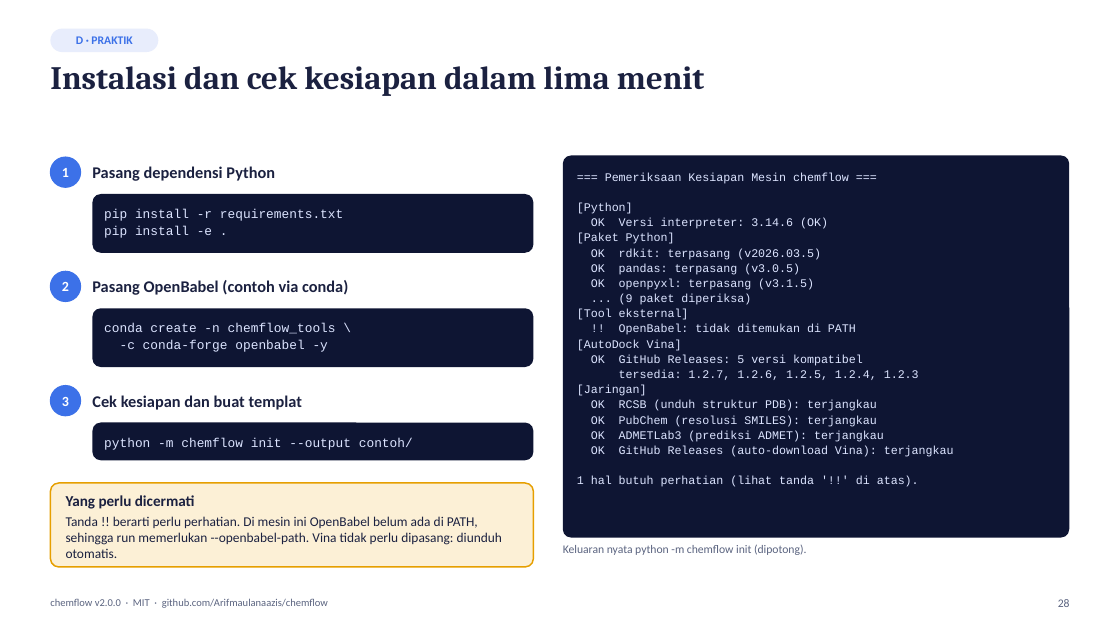
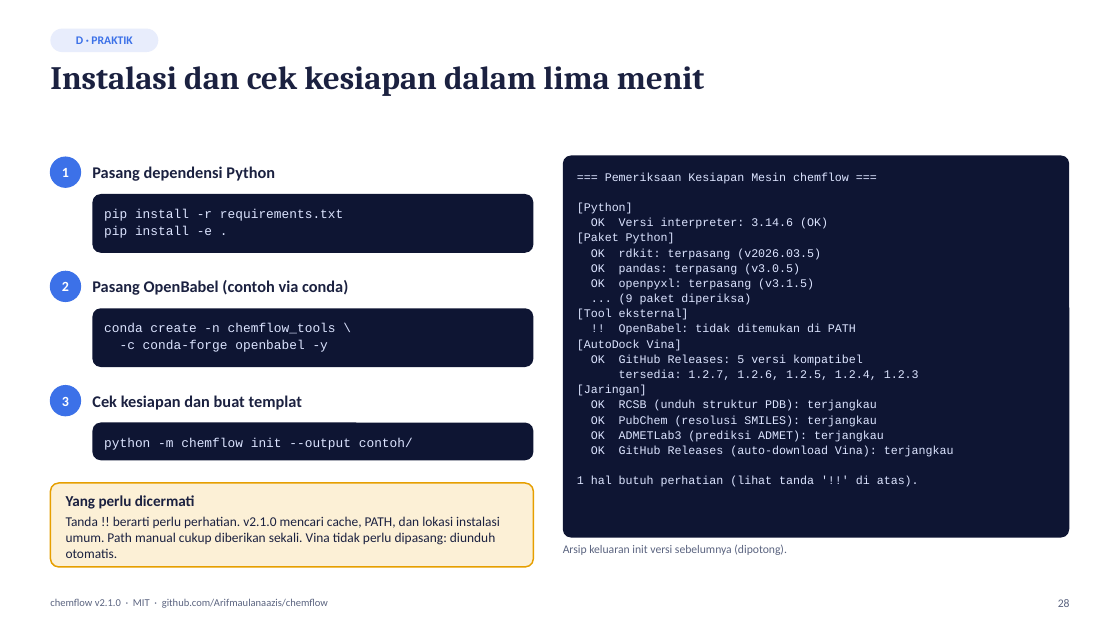
Before and after one commit to Arifmaulanaazis/chemflow, a slide deck: slide 28 of chemflow.pptx. Drawn at 1120x630 pixels with LibreOffice and Linux fonts; fonts in the diff are those of the drawing. Boxes give left, top, right and bottom in pixels: in the first picture for what was removed or moved away, otherwise in the second. Text is boxed around its words. In the diff, an @@ line names an element or a change of style, - is before the commit and + after.

Commit message:
feat: Update OpenBabel resolver and improve RMSD validation
- Refactor OpenBabel check to use a unified resolver for executable paths.
- Enhance RMSD validation to evaluate all poses and select the minimum RMSD.
- Update documentation for version 2.1.0, including new features and usage instructions.
- Modify tests to cover new RMSD validation logic and OpenBabel path resolution.
- Add scripts for updating release documents and PDFs to reflect changes in version 2.1.0.
- Ensure compatibility with Python 3.9+ and improve error handling for missing executables.

```diff
--- a/chemflow.pptx
+++ b/chemflow.pptx
@@ text at bbox=[66, 516, 500, 558]: text changed @@
-Tanda !! berarti perlu perhatian. Di mesin ini OpenBabel belum ada di PATH, sehingga run memerlukan --openbabel-path. Vina tidak perlu dipasang: diunduh otomatis.
+Tanda !! berarti perlu perhatian. v2.1.0 mencari cache, PATH, dan lokasi instalasi umum. Path manual cukup diberikan sekali. Vina tidak perlu dipasang: diunduh otomatis.
@@ text at bbox=[563, 544, 786, 555]: text changed @@
-Keluaran nyata python -m chemflow init (dipotong).
+Arsip keluaran init versi sebelumnya (dipotong).
@@ text at bbox=[50, 598, 328, 608]: text changed @@
-chemflow v2.0.0 · MIT · github.com/Arifmaulanaazis/chemflow
+chemflow v2.1.0 · MIT · github.com/Arifmaulanaazis/chemflow
```
Also in this commit, not shown: 46 other slides changed, 3 slides added, 21 other files.
